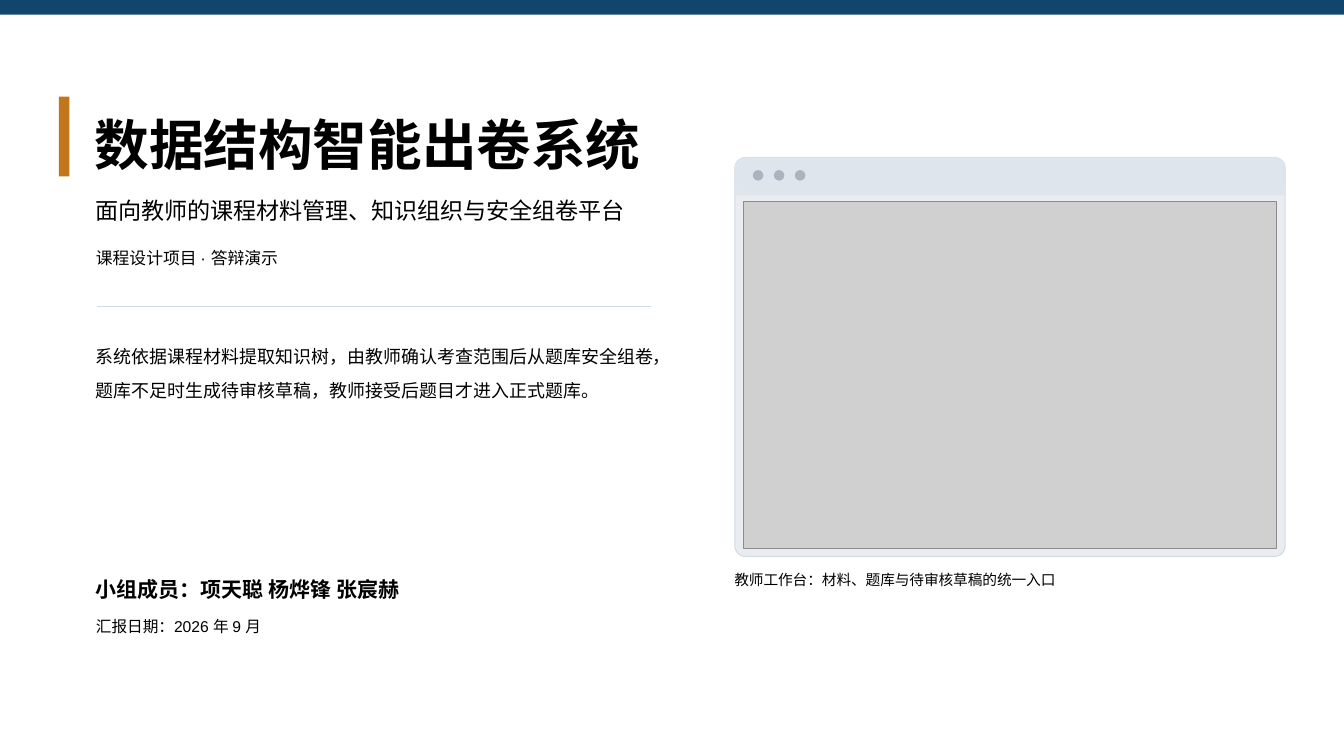
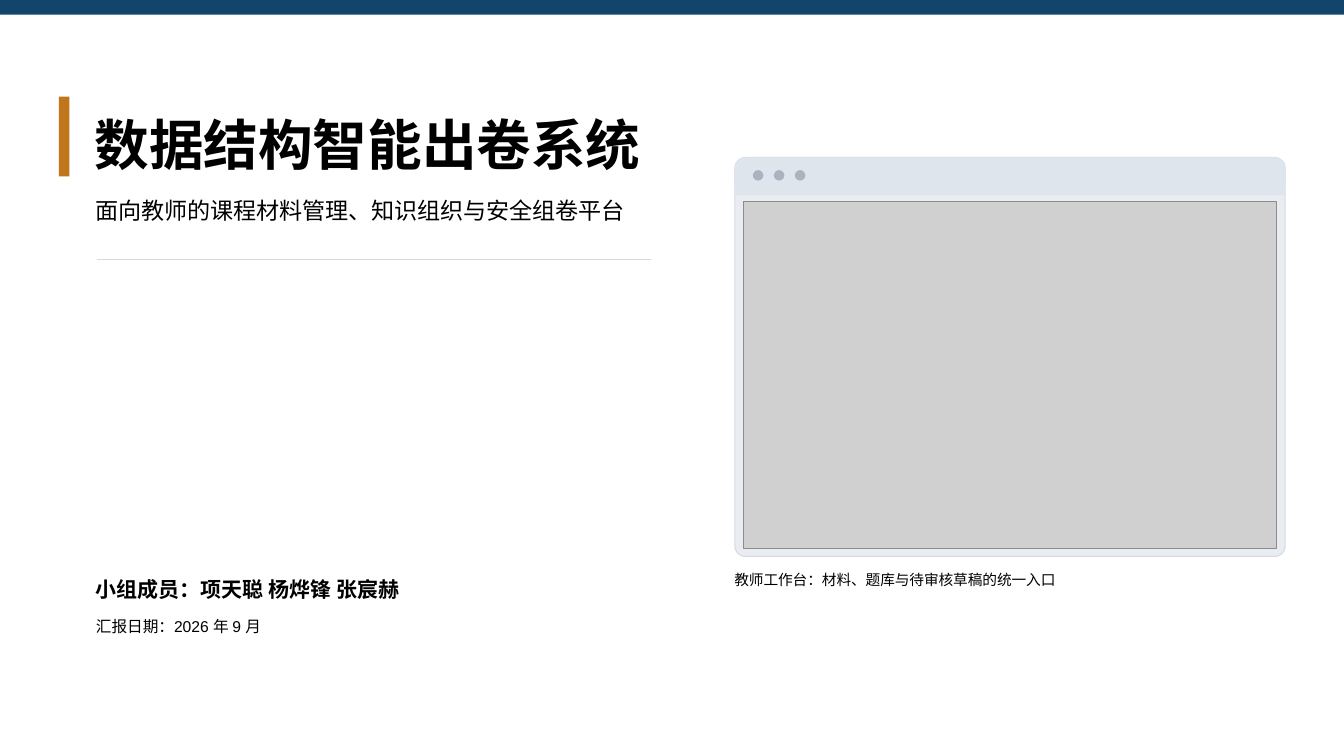
Before and after one commit to ycdada/classproject, a slide deck: slide 1 of docs/数据结构智能出卷系统答辩演示.pptx. Drawn at 1344x756 pixels with LibreOffice and Linux fonts; fonts in the diff are those of the drawing; grey boxes stand for pictures. Boxes give left, top, right and bottom in pixels: in the first picture for what was removed or moved away, otherwise in the second. Text is boxed around its words. In the diff, an @@ line names an element or a change of style, - is before the commit and + after.

```diff
--- a/docs/数据结构智能出卷系统答辩演示.pptx
+++ b/docs/数据结构智能出卷系统答辩演示.pptx
@@ text removed at (x1=96, y1=250, x2=278, y2=266) @@
-课程设计项目 · 答辩演示
@@ freeform shape moved from (x1=97, y1=307, x2=651, y2=308) to (x1=97, y1=260, x2=651, y2=261) @@
@@ text removed at (x1=96, y1=348, x2=671, y2=365) @@
-系统依据课程材料提取知识树，由教师确认考查范围后从题库安全组卷，
@@ text removed at (x1=96, y1=382, x2=599, y2=399) @@
-题库不足时生成待审核草稿，教师接受后题目才进入正式题库。
```
Also in this commit, not shown: 19 other slides changed, 1 other file.
